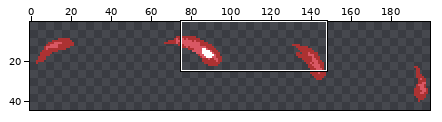
Sprite sheet -- resources/effects/slash.png. Above, an overview of the earlier version with the close-up marked.
Close-up. Before the edit:
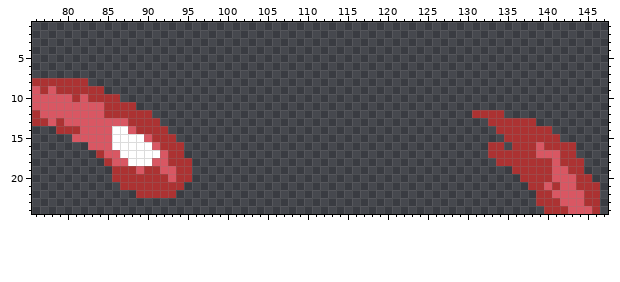
The file is 200x50 pixels. Shown: x 76..147, y 1..24. The wide view leaves out empty margins. The commit also changed other parts of the picture, which this record leaves out.
The result:
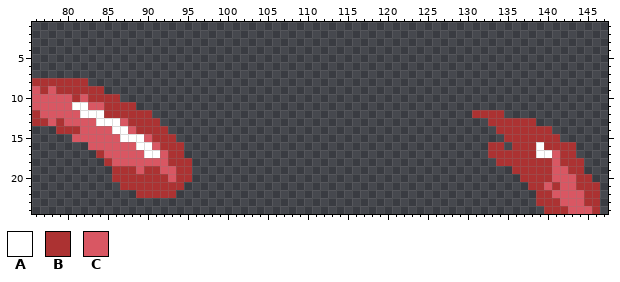
Palette (. is transparent): A #ffffff  B #ac3232  C #d95763
Difference:
Colour C becomes colour A in row 11 at x 81 to 82; in row 12 at x 82 to 84; in row 13 at x 84 to 86; in row 16 at x 139; in row 17 at x 139 to 140.
Colour A becomes colour C in row 15 at x 86; in row 16 at x 86 to 88; in row 17 at x 87 to 89; in row 18 at x 88 to 90.
Changed places in both close-ups, as pixel boxes (x1, y1, x2, y2):
changed: (72, 102, 152, 166)
changed: (536, 142, 552, 158)
